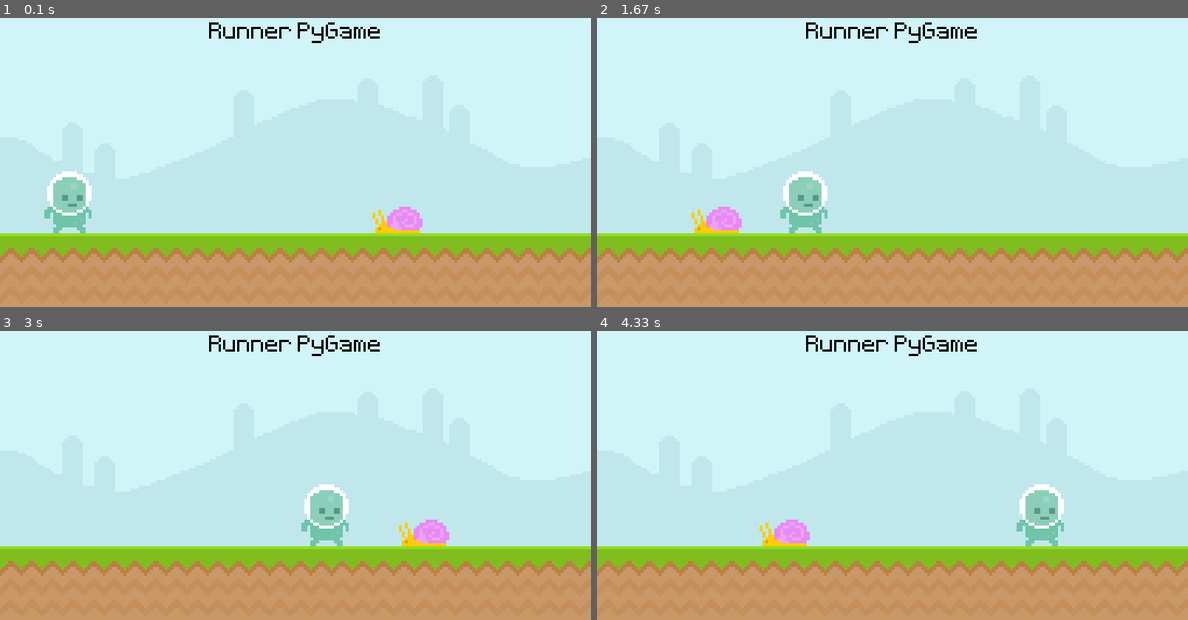
Above: before the commit, frames 1-4 (two rows, left to right).
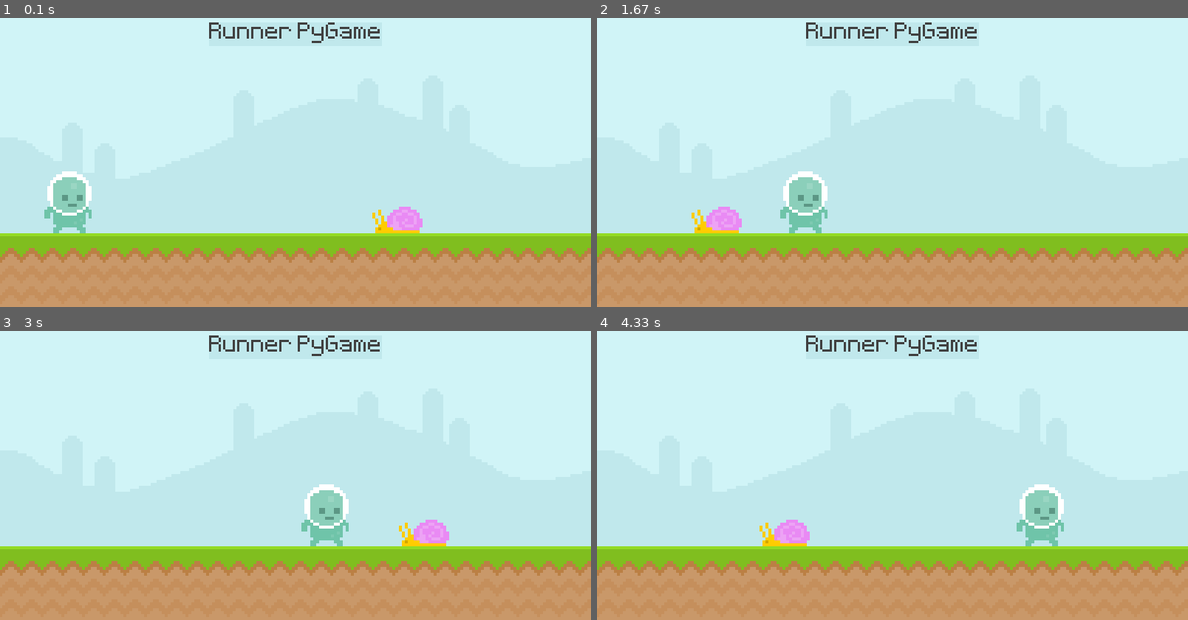
Above: after the commit, the same moments.

Repository: AlkaffAhamed/Runner-PyGame
Game: pygame game, started from main.py
The game is run twice, just before and just after one commit, with the same random seed, the same clock (stepped at 60 frames per second) and the same inputs.
Inputs:
- Up to frame 1 (0.1 s): no input
- Up to frame 2 (1.67 s): no input
- Up to frame 3 (3 s): no input
- Up to frame 4 (4.33 s): no input

The runs differ from the first frame. In frame 1, 0.5% of the frame differs, in the area x 35-65%, y 1-9%; in frame 2, 0.5%; in frame 3, 0.5%; in frame 4, 0.5%.

Commit message:
16 Adding Background to Score using `pygame.draw.rect()` - Fill: `pygame.draw.rect(screen, "Pink", score_rect)` - Border/Margins: `pygame.draw.rect(screen, "Pink", score_rect, 10,6)`

Diff:
--- a/main.py
+++ b/main.py
@@ -13,7 +13,7 @@
 ground_surface = pygame.image.load("graphics/ground.png").convert()
 
 # Score Text inside Rectangle
-score_surface = test_font.render("Runner PyGame", False, 'Black')
+score_surface = test_font.render("Runner PyGame", False, (64,64,64))
 score_rect = score_surface.get_rect(center=(400, 30))
 
 # Convert Snail Surface to Rectangle
@@ -45,6 +45,10 @@
     # screen.blit(test_surface, (200, 100))
     screen.blit(sky_surface, (0, 0))
     screen.blit(ground_surface, (0, 300))
+
+    # Score Text
+    pygame.draw.rect(screen, "#C0E8EC", score_rect)  # Fill
+    # pygame.draw.rect(screen, "#C0E8EC", score_rect, 10,6)  # Border/Margins
     screen.blit(score_surface, score_rect)
 
     # Snail movement
